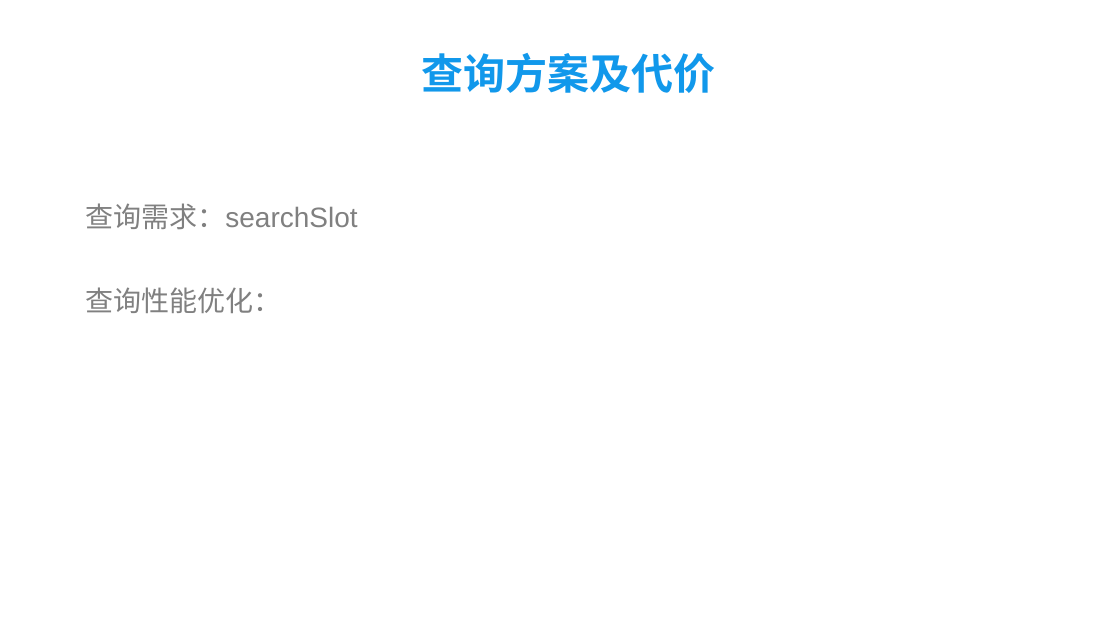
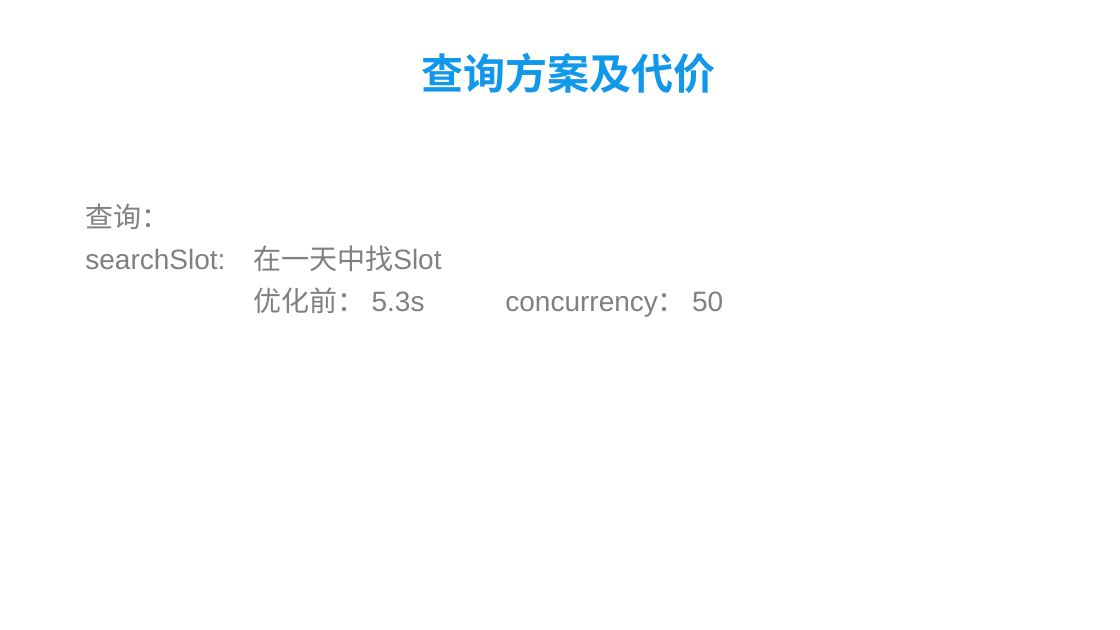
Before and after one commit to GhostatSpirit/StudyRoomSQL, a slide deck: slide 4 of Personal/Ye/图书馆自习室预定系统ver2.pptx. Drawn at 1120x630 pixels with LibreOffice and Linux fonts; fonts in the diff are those of the drawing; background and template pictures are left out. Boxes give left, top, right and bottom in pixels: in the first picture for what was removed or moved away, otherwise in the second. Text is boxed around its words. In the diff, an @@ line names an element or a change of style, - is before the commit and + after.

Commit message:
PPT updated

```diff
--- a/Personal/Ye/图书馆自习室预定系统ver2.pptx
+++ b/Personal/Ye/图书馆自习室预定系统ver2.pptx
@@ text at (85, 203, 723, 316): text changed @@
-查询需求：searchSlot
-查询性能优化：
+查询：
+searchSlot: 在一天中找Slot
+优化前： 5.3s concurrency： 50
```
Also in this commit, not shown: 1 slide added.
